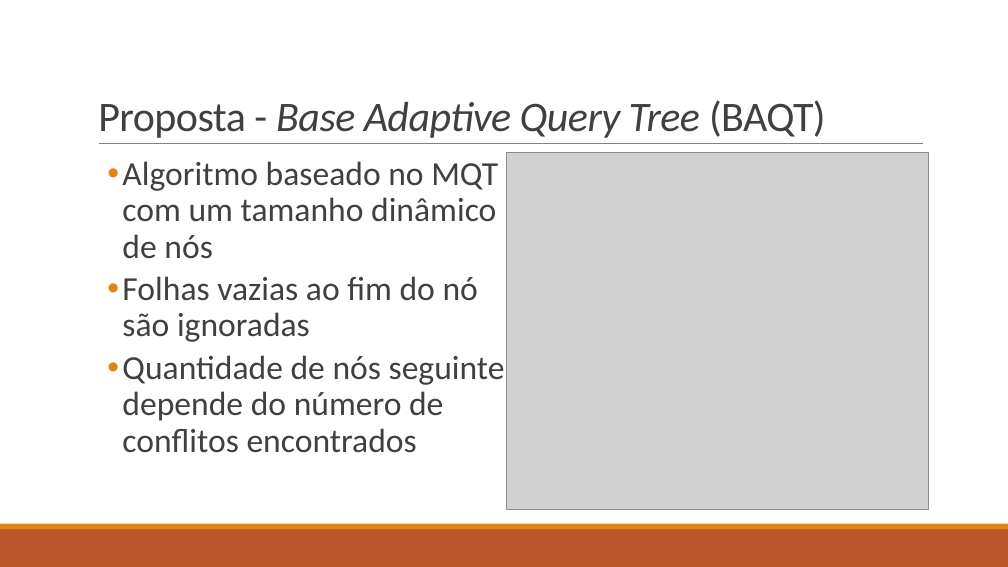
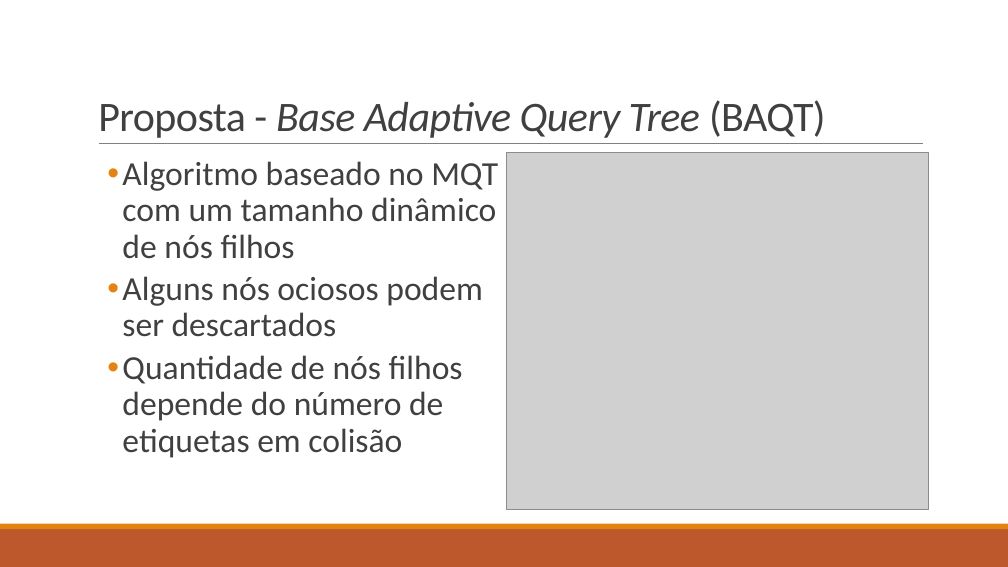
Before and after one commit to DMCabessa/Siscom, a slide deck: slide 11 of Presentation/A New Adaptive Query Tree on Resolving RFID.pptx (slide 6 before the commit). Drawn at 1008x567 pixels with LibreOffice and Linux fonts; fonts in the diff are those of the drawing; grey boxes stand for pictures. Boxes give left, top, right and bottom in pixels: in the first picture for what was removed or moved away, otherwise in the second. Text is boxed around its words. In the diff, an @@ line names an element or a change of style, - is before the commit and + after.

Commit message:
Updated presentation

```diff
--- a/Presentation/A New Adaptive Query Tree on Resolving RFID.pptx
+++ b/Presentation/A New Adaptive Query Tree on Resolving RFID.pptx
@@ text at (122,161,498,458): text changed @@
-  • Algoritmo baseado no MQT com um tamanho dinâmico de nós
-  • Folhas vazias ao fim do nó são ignoradas
-  • Quantidade de nós seguinte depende do número de conflitos encontrados
+  • Algoritmo baseado no MQT com um tamanho dinâmico de nós filhos
+  • Alguns nós ociosos podem ser descartados
+  • Quantidade de nós filhos depende do número de etiquetas em colisão
```
Also in this commit, not shown: 2 other slides changed, 10 slides added, 12 other files.
